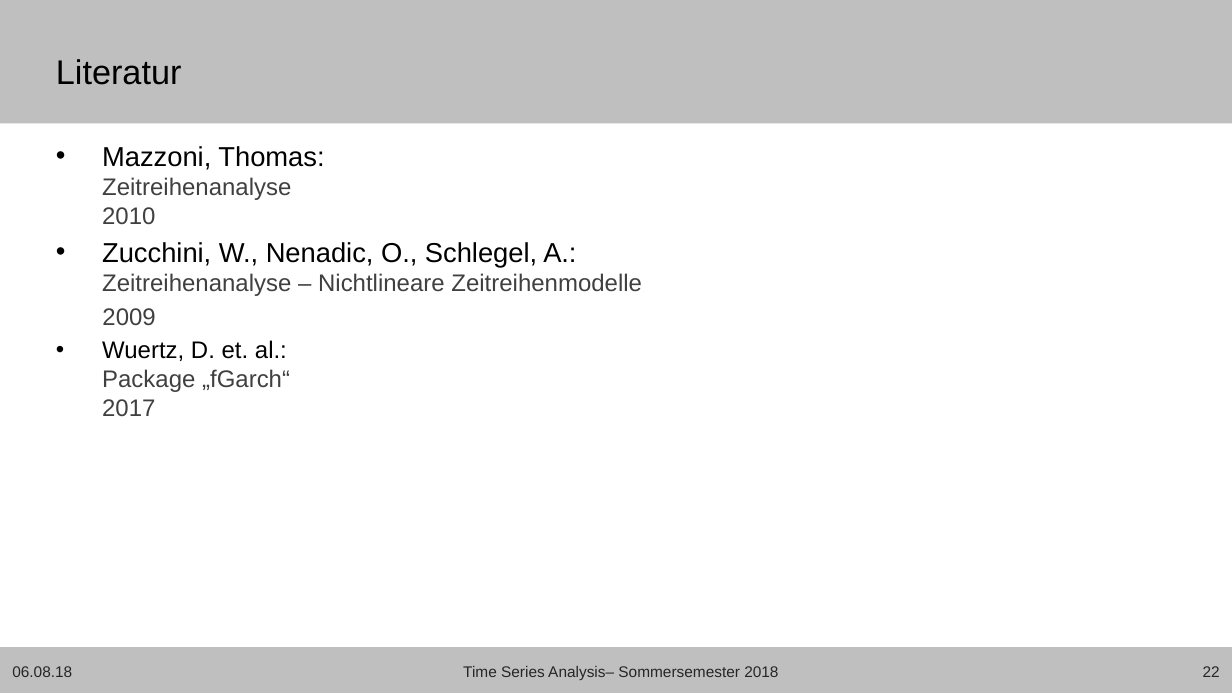
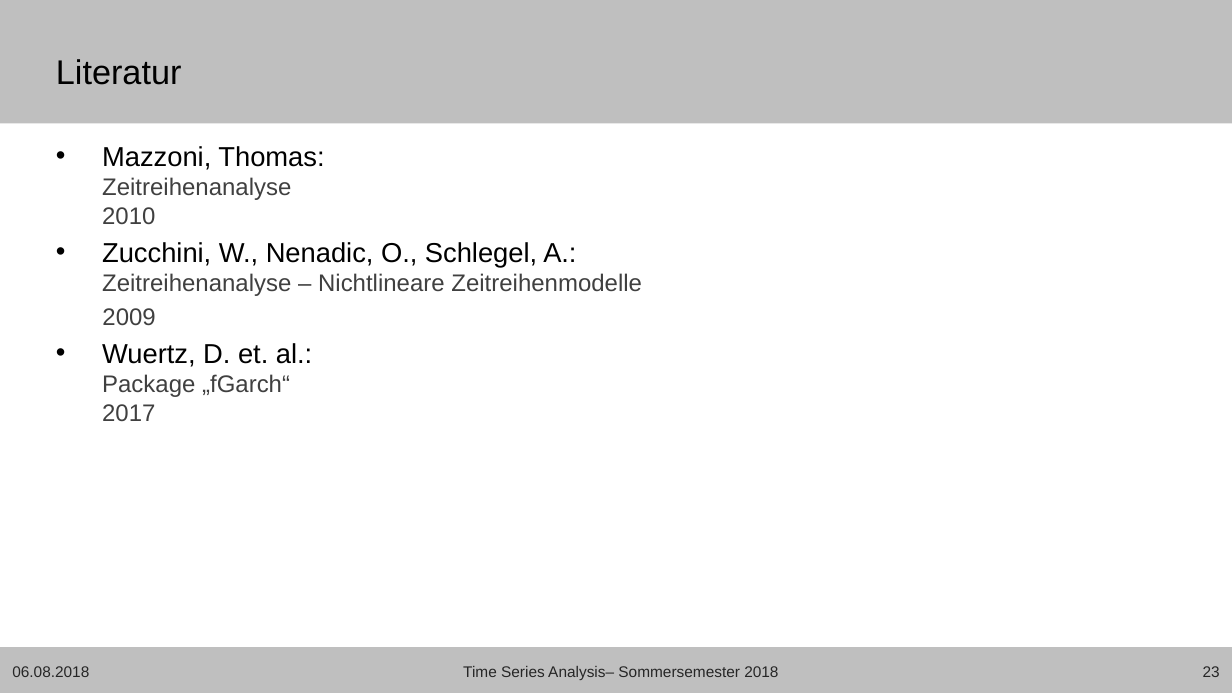
Before and after one commit to Janis90/time-series-anaysis, a slide deck: slide 23 of presentation/tsa_presentation_final.pptx (slide 22 before the commit). Drawn at 1232x693 pixels with LibreOffice and Linux fonts; fonts in the diff are those of the drawing; background and template pictures are left out. Boxes give left, top, right and bottom in pixels: in the first picture for what was removed or moved away, otherwise in the second. Text is boxed around its words. In the diff, an @@ line names an element or a change of style, - is before the commit and + after.

```diff
--- a/presentation/tsa_presentation_final.pptx
+++ b/presentation/tsa_presentation_final.pptx
@@ text at [102, 343, 312, 421]: size 14 to 16 pt in "Wuertz, D. et. al.:" @@
@@ text at [12, 666, 89, 677]: text changed @@
-06.08.18
+06.08.2018
@@ page number at [1203, 666, 1220, 677]: text changed @@
-22
+23
```
Also in this commit, not shown: 22 other slides changed.
